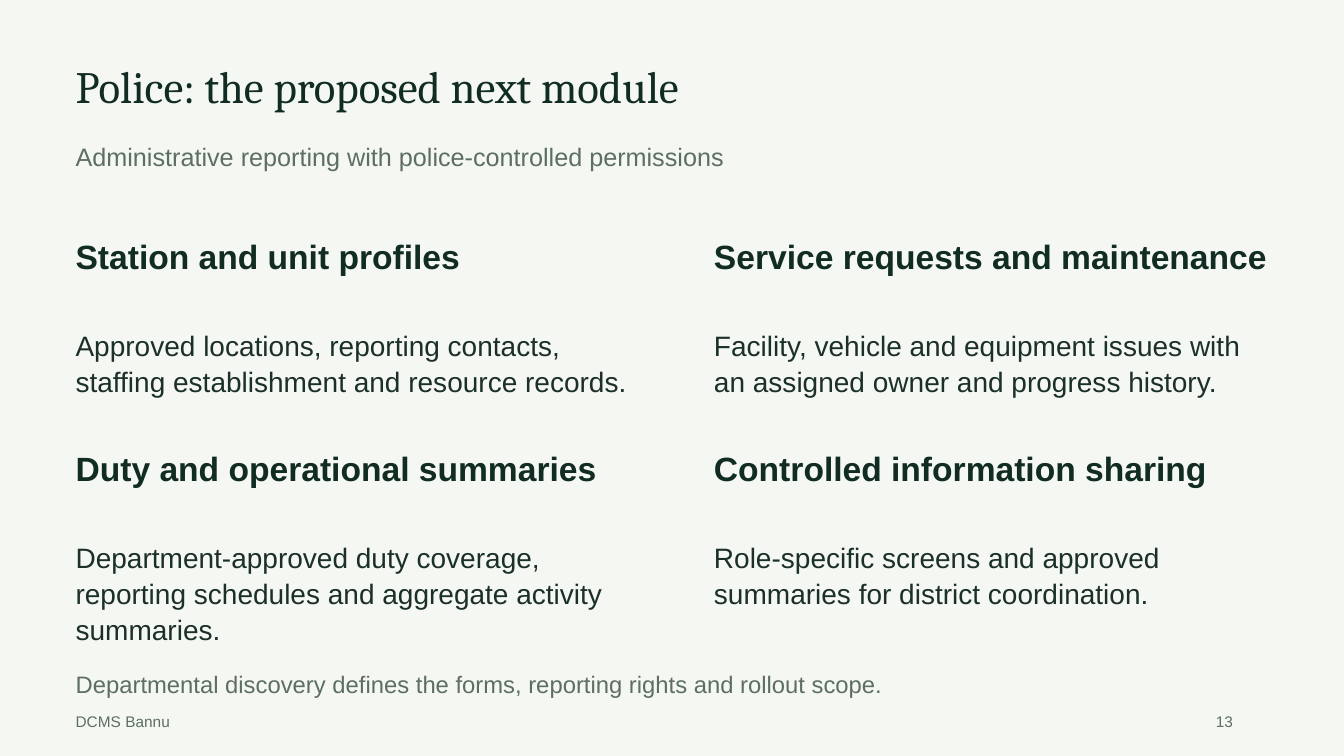
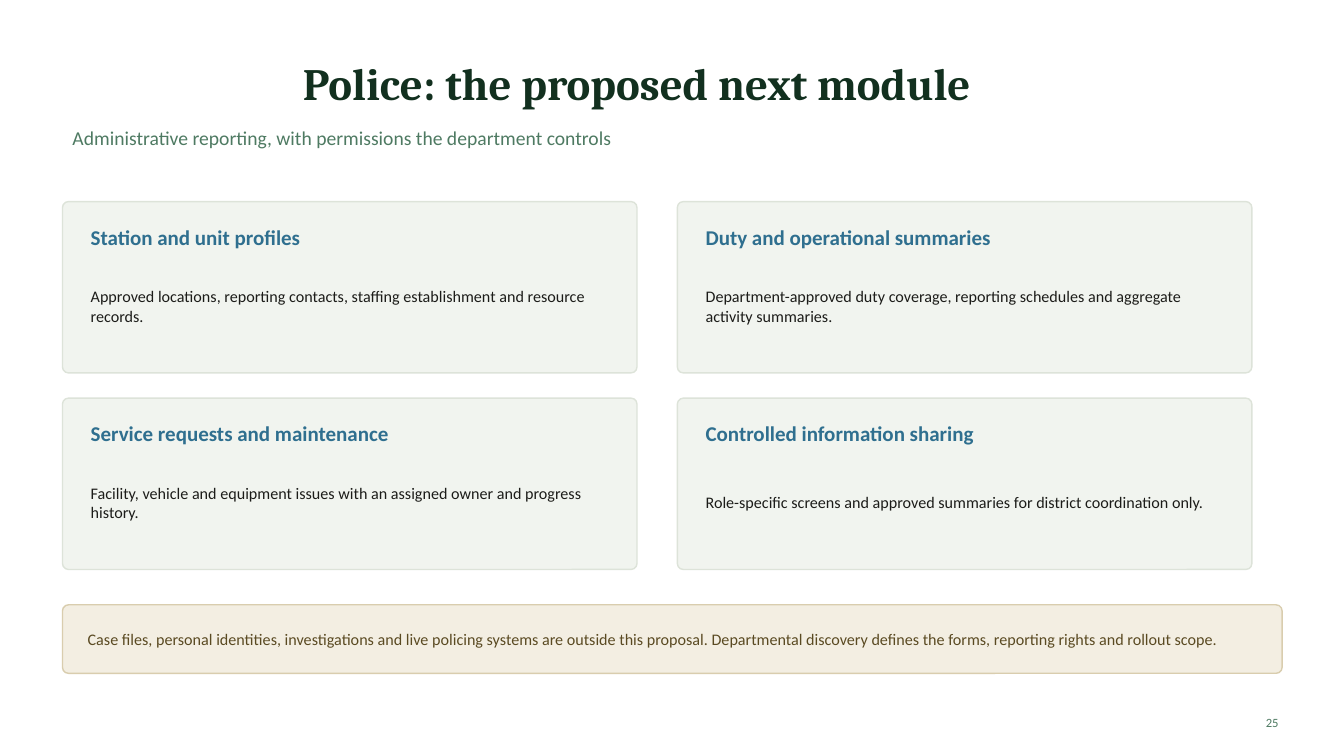
Before and after one commit to rizjaved8949/DC-Bannu-Portal, a slide deck: slide 25 of docs/DCMS_Bannu_Client_Pitch.pptx (slide 13 before the commit). Drawn at 1344x756 pixels with LibreOffice and Linux fonts; fonts in the diff are those of the drawing. Boxes give left, top, right and bottom in pixels: in the first picture for what was removed or moved away, otherwise in the second. Text is boxed around its words. In the diff, an @@ line names an element or a change of style, - is before the commit and + after.

```diff
--- a/docs/DCMS_Bannu_Client_Pitch.pptx
+++ b/docs/DCMS_Bannu_Client_Pitch.pptx
@@ background #F5F7F3 to #FFFFFF @@
@@ title "Police: the proposed next module": place and size @@
-title "Police: the proposed next module" at <box>76,72,679,113</box>
+title "Police: the proposed next module" at <box>303,69,970,110</box>
@@ title "Police: the proposed next module" at <box>303,69,970,110</box>: text colour #112C22 to #12301F, bold on; alignment left to centre; line spacing 1.08 to 1; vertical alignment top to middle @@
@@ text at <box>72,131,611,149</box>: text changed; size 18 to 14 pt; font Arial to Calibri; text colour #5D6E64 to #4E7A62 @@
-Administrative reporting with police-controlled permissions
+Administrative reporting, with permissions the department controls
@@ rounded rectangle added at <box>63,202,637,373</box>, fill #F1F4EF, outline #DDE3D9 1 pt @@
@@ rounded rectangle added at <box>678,202,1252,373</box>, fill #F1F4EF, outline #DDE3D9 1 pt @@
@@ text "Station and unit profiles": place and size @@
-text "Station and unit profiles" at <box>76,244,460,276</box>
+text "Station and unit profiles" at <box>91,230,300,249</box>
@@ size 24 to 15 pt, font Arial to Calibri, text colour #112C22 to #2F6F8F; line spacing 1.08 to 1; vertical alignment top to middle in 4 elements at <box>91,230,300,249</box>, <box>706,426,974,445</box>, <box>91,426,388,445</box>, <box>706,230,991,249</box> @@
@@ text "Duty and operational summaries": place and size @@
-text "Duty and operational summaries" at <box>76,456,596,488</box>
+text "Duty and operational summaries" at <box>706,230,991,249</box>
@@ text "Approved locations, reporting contacts, staffing ...": place and size @@
-text "Approved locations, reporting contacts, staffing ..." at <box>76,335,626,397</box>
+text "Approved locations, reporting contacts, staffing ..." at <box>91,290,585,322</box>
@@ size 20 to 11.5 pt, font Arial to Calibri, text colour #1B3028 to #1C1C19; line spacing 1.08 to 1; vertical alignment top to middle in 3 elements at <box>91,290,585,322</box>, <box>91,487,581,521</box>, <box>706,291,1181,325</box> @@
@@ text "Department-approved duty coverage, reporting schedules ...": place and size @@
-text "Department-approved duty coverage, reporting schedules ..." at <box>76,547,602,641</box>
+text "Department-approved duty coverage, reporting schedules ..." at <box>706,291,1181,325</box>
@@ rounded rectangle added at <box>63,398,637,570</box>, fill #F1F4EF, outline #DDE3D9 1 pt @@
@@ text "Service requests and maintenance": place and size @@
-text "Service requests and maintenance" at <box>714,244,1266,276</box>
+text "Service requests and maintenance" at <box>91,426,388,445</box>
@@ rounded rectangle added at <box>678,398,1252,570</box>, fill #F1F4EF, outline #DDE3D9 1 pt @@
@@ text "Controlled information sharing": place and size @@
-text "Controlled information sharing" at <box>714,456,1206,488</box>
+text "Controlled information sharing" at <box>706,426,974,445</box>
@@ text "Facility, vehicle and equipment issues ...": place and size @@
-text "Facility, vehicle and equipment issues ..." at <box>714,335,1240,397</box>
+text "Facility, vehicle and equipment issues ..." at <box>91,487,581,521</box>
@@ text "Role-specific screens and approved summaries ..." at <box>706,496,1203,511</box>: vertical alignment top to middle @@
@@ text at <box>706,496,1203,511</box>: text changed; size 20 to 11.5 pt; font Arial to Calibri; text colour #1B3028 to #1C1C19 @@
-Role-specific screens and approved summaries for district coordination.
+Role-specific screens and approved summaries for district coordination only.
@@ rounded rectangle added at <box>63,605,1282,674</box>, fill #F3EEE2, outline #D9CDAE 1 pt @@
@@ text "Case files, personal identities, investigations ..." at <box>88,634,1217,648</box>: vertical alignment top to middle @@
@@ text at <box>88,634,1217,648</box>: text changed; size 17 to 11.5 pt; font Arial to Calibri; text colour #5D6E64 to #5A4A22 @@
-Departmental discovery defines the forms, reporting rights and rollout scope.
+Case files, personal identities, investigations and live policing systems are outside this proposal. Departmental discovery defines the forms, reporting rights and rollout scope.
@@ text removed at <box>76,716,170,727</box> @@
-DCMS Bannu
@@ text removed at <box>1216,716,1233,727</box> @@
-13
@@ page number added at <box>1266,719,1279,727</box>, 9 pt, text #4E7A62 @@
+25
```
Also in this commit, not shown: 11 other slides changed, 19 slides added, 8 slides removed, 25 other files.
